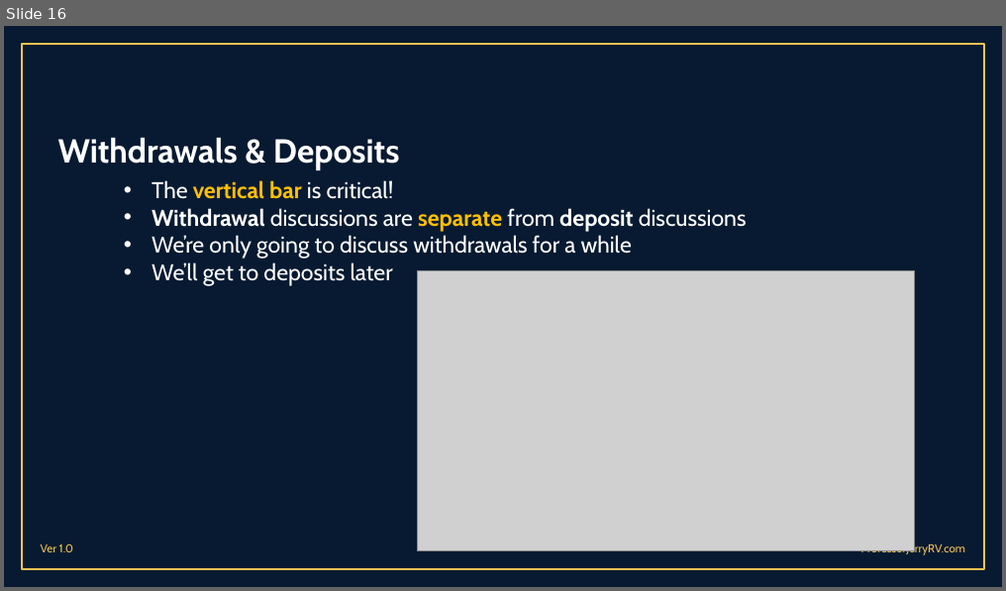
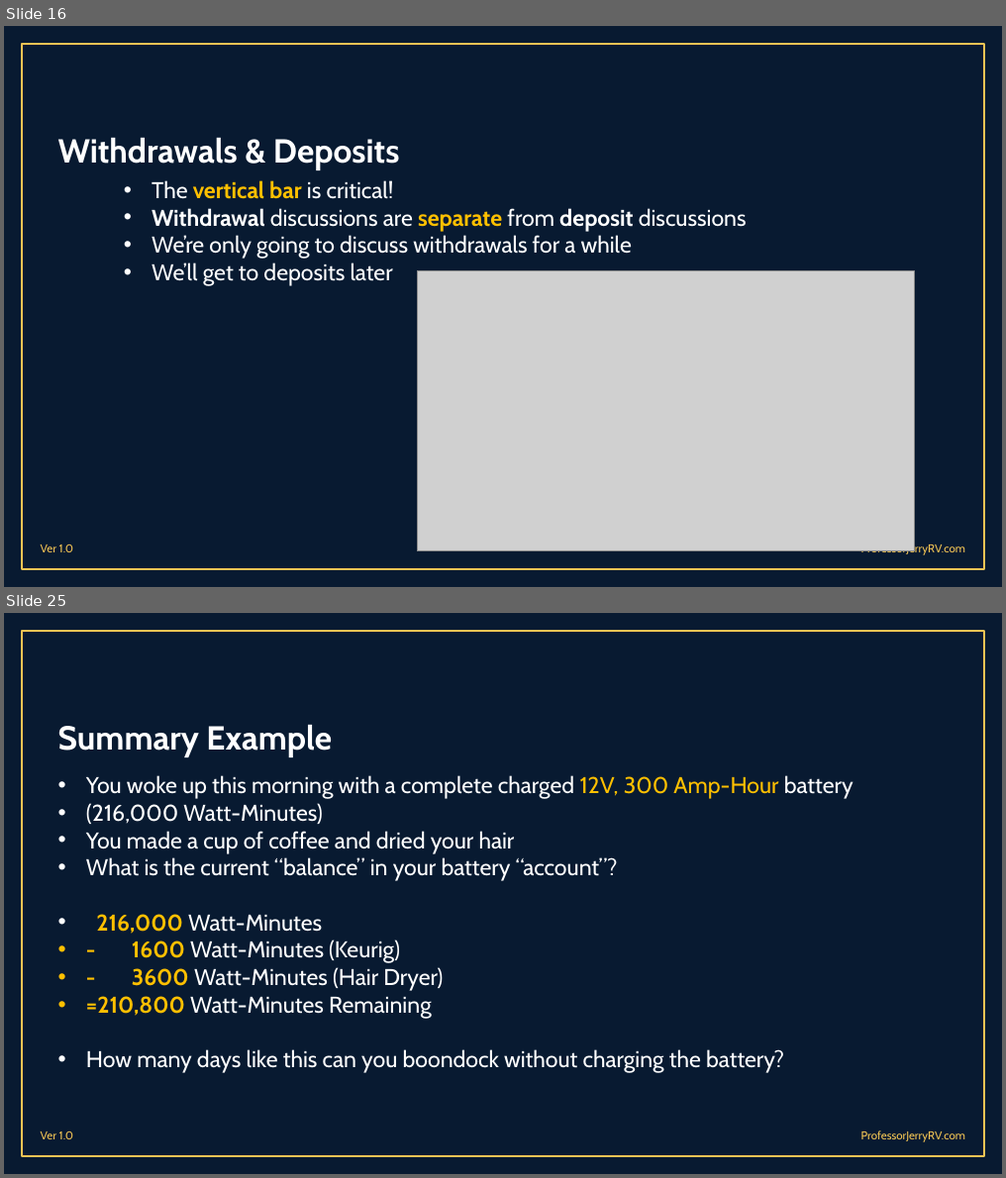
Before and after one commit to malcolmbss/ProfessorJerryRV, a slide deck: Presentations/RV Electrical Systems 101 - Part 1.pptx. Shown one above the other, each under a label of ours: slide 16 before the commit, slides 16 and 25 after it; the slides between them are not shown. The pictures are 1006x591 and 1006x1178 pixels, drawn with LibreOffice and Linux fonts; fonts in the diff are those of the drawing; grey boxes stand for pictures; background and template pictures are left out. Boxes give left, top, right and bottom in pixels: in the first picture for what was removed or moved away, otherwise in the second. Text is boxed around its words. In the diff, an @@ line names an element or a change of style, - is before the commit and + after.

```diff
--- a/Presentations/RV Electrical Systems 101 - Part 1.pptx
+++ b/Presentations/RV Electrical Systems 101 - Part 1.pptx
@@ slide 25 added at (x1=4, y1=613, x2=1002, y2=1174), background #081A31; not listed: 3 template elements that a slide beside it also shows @@
@@ title added at (x1=58, y1=724, x2=332, y2=758), 32 pt, text #FFFFFF, bold @@
+Summary Example
@@ text added at (x1=86, y1=775, x2=853, y2=1073), 22 pt, text #FFFFFF @@
+• You woke up this morning with a complete charged 12V, 300 Amp-Hour battery
+• (216,000 Watt-Minutes)
+• You made a cup of coffee and dried your hair
+• What is the current “balance” in your battery “account”?
+• 216,000 Watt-Minutes
+• - 1600 Watt-Minutes (Keurig)
+• - 3600 Watt-Minutes (Hair Dryer)
+• =210,800 Watt-Minutes Remaining
+• How many days like this can you boondock without charging the battery?
```
Also in this commit, not shown: 2 slides changed, 10 other slides added, 7 other files.
